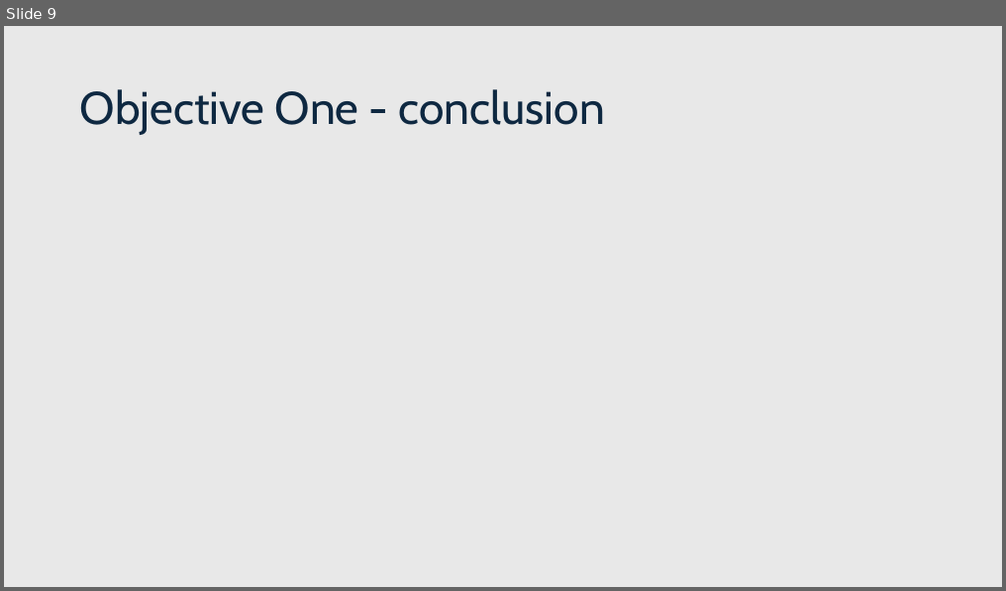
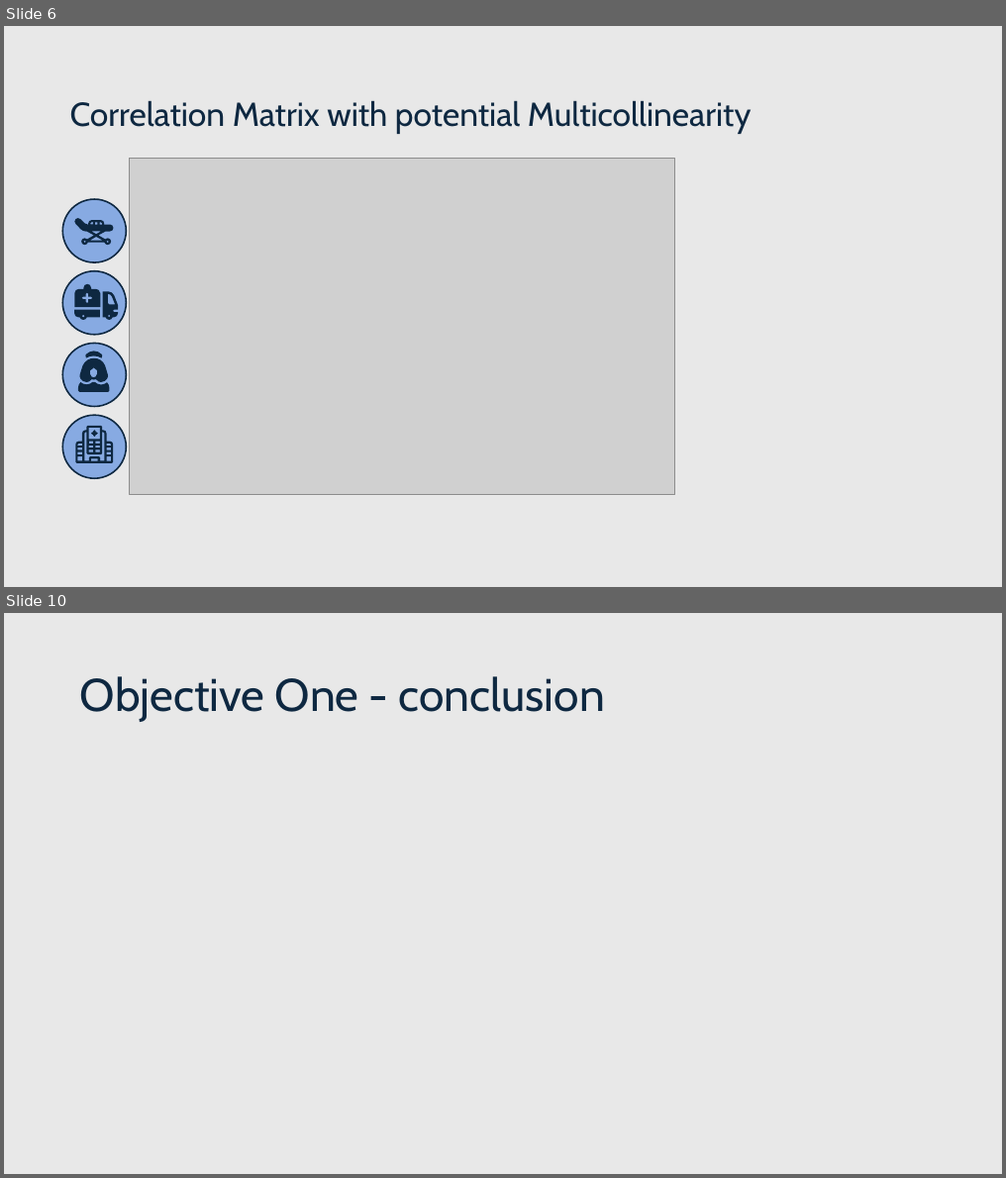
Before and after one commit to Payday4/Hospitalization_stays, a slide deck: medical data WIP.pptx. Shown one above the other, each under a label of ours: slide 9 before the commit, slides 6 and 10 after it; the slides between them are not shown. The pictures are 1006x591 and 1006x1178 pixels, drawn with LibreOffice and Linux fonts; fonts in the diff are those of the drawing; grey boxes stand for pictures. Boxes give left, top, right and bottom in pixels: in the first picture for what was removed or moved away, otherwise in the second. Text is boxed around its words. In the diff, an @@ line names an element or a change of style, - is before the commit and + after.

```diff
--- a/medical data WIP.pptx
+++ b/medical data WIP.pptx
@@ slide 6 added at box(4, 26, 1002, 587), background #E8E8E8 @@
@@ text added at box(70, 100, 751, 134), 32 pt, text #0E2841 @@
+Correlation Matrix with potential Multicollinearity
@@ picture added at box(129, 158, 675, 494) @@
@@ ellipse added at box(62, 199, 126, 264), fill #87AAE2, outline #0E2841 1.5 pt @@
@@ freeform shape added at box(74, 218, 113, 246), fill #0E2841 @@
@@ ellipse added at box(62, 272, 126, 335), fill #87AAE2, outline #0E2841 1.5 pt @@
@@ freeform shape added at box(75, 284, 101, 307), fill #0E2841 @@
@@ freeform shape added at box(103, 291, 119, 320), fill #0E2841 @@
@@ freeform shape added at box(74, 310, 100, 320), fill #0E2841 @@
@@ ellipse added at box(62, 344, 126, 407), fill #87AAE2, outline #0E2841 1.5 pt @@
@@ freeform shape added at box(85, 351, 103, 358), fill #0E2841 @@
@@ freeform shape added at box(79, 359, 109, 382), fill #0E2841 @@
@@ freeform shape added at box(78, 382, 110, 392), fill #0E2841 @@
@@ ellipse added at box(62, 415, 126, 478), fill #87AAE2, outline #0E2841 1.5 pt @@
@@ freeform shape added at box(76, 426, 113, 464), fill #0E2841 @@
@@ freeform shape added at box(91, 430, 98, 437), fill #0E2841 @@
@@ what was slide 9 is now slide 10 @@
```
Also in this commit, not shown: 8 slides changed, 6 other slides added, 4 slides removed.
